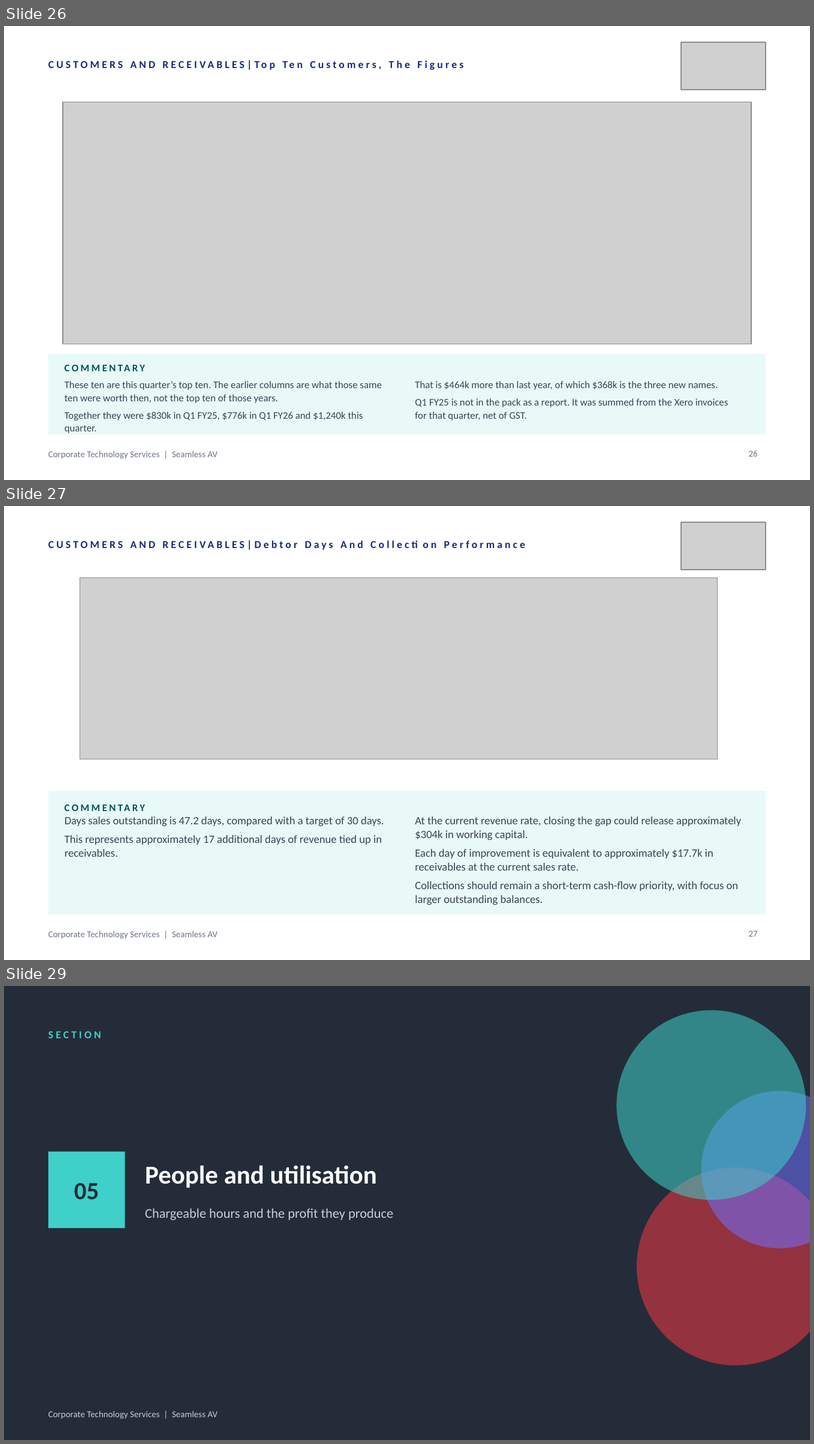
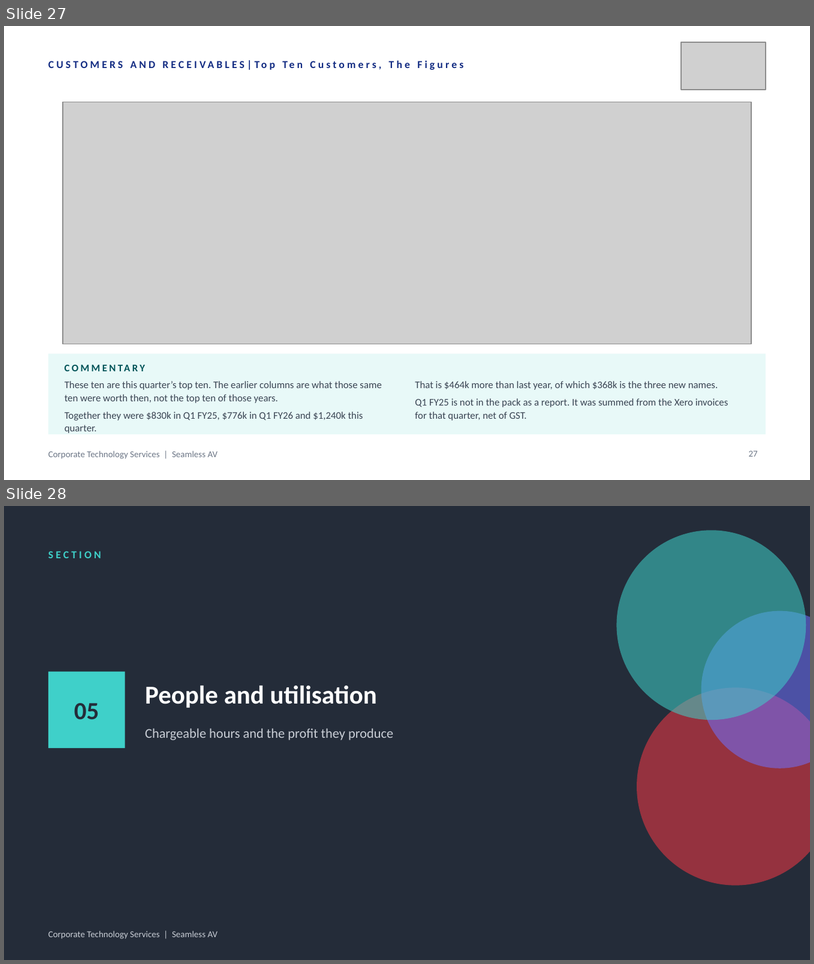
Before and after one commit to WesleyNelson-O33/Claude, a slide deck: deck/CTS Quarterly Business Review - Q1 FY2027.pptx. Shown one above the other, each under a label of ours: slides 26, 27 and 29 before the commit, slides 27 and 28 after it; the slides between them are not shown. The pictures are 814x1444 and 814x964 pixels, drawn with LibreOffice and Linux fonts; fonts in the diff are those of the drawing; grey boxes stand for pictures. Boxes give left, top, right and bottom in pixels: in the first picture for what was removed or moved away, otherwise in the second. Text is boxed around its words. In the diff, an @@ line names an element or a change of style, - is before the commit and + after.

```diff
--- a/deck/CTS Quarterly Business Review - Q1 FY2027.pptx
+++ b/deck/CTS Quarterly Business Review - Q1 FY2027.pptx
@@ slide 27 removed at [4,506,810,960], background #FFFFFF; not listed: 1 template element that a slide beside it also shows @@
@@ picture removed at [681,522,766,570] @@
@@ text removed at [48,538,613,562] @@
-CUSTOMERS AND RECEIVABLES|Debtor Days And Collection Performance
@@ picture removed at [80,578,717,759] @@
@@ rectangle removed at [48,790,766,914] @@
@@ text removed at [65,797,306,817] @@
-COMMENTARY
@@ text removed at [65,816,384,856] @@
-Days sales outstanding is 47.2 days, compared with a target of 30 days.
-This represents approximately 17 additional days of revenue tied up in receivables.
@@ text removed at [415,816,741,904] @@
-At the current revenue rate, closing the gap could release approximately $304k in working capital.
-Each day of improvement is equivalent to approximately $17.7k in receivables at the current sales rate.
-Collections should remain a short-term cash-flow priority, with focus on larger outstanding balances.
@@ page number removed at [749,930,758,936] @@
-27
@@ what was slide 26 is now slide 27 @@
@@ page number at [749,450,758,456]: text changed @@
-26
+27
@@ what was slide 29 is now slide 28 @@
```
Also in this commit, not shown: 1 slide added, 2 other slides removed, 1 other file.
